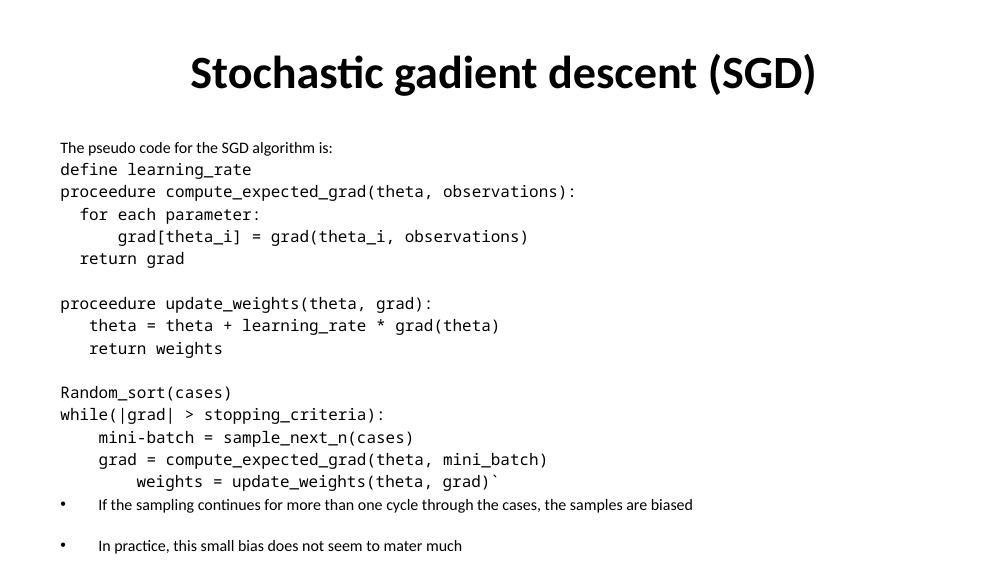
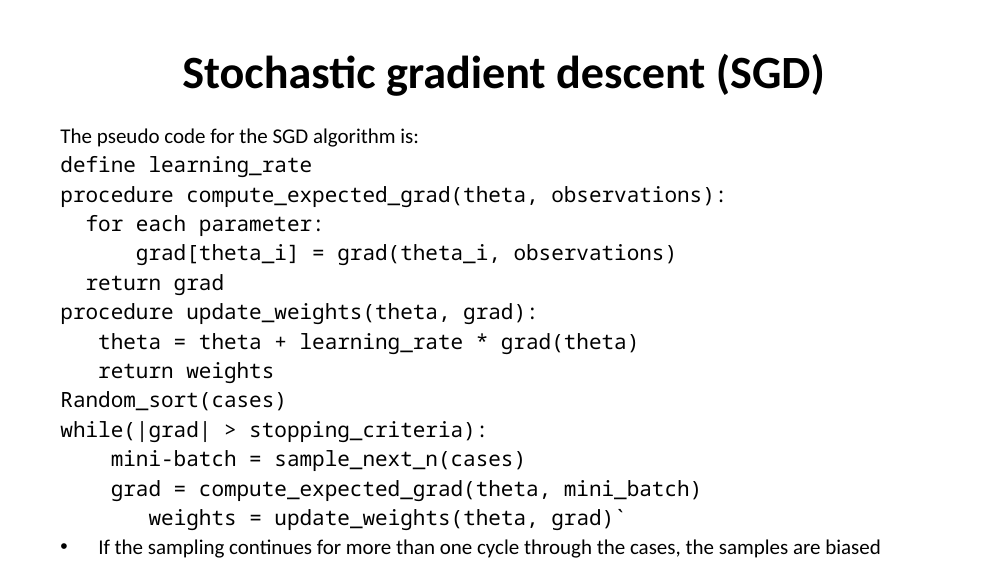
Before and after one commit to StephenElston/CSCI-E-83, a slide deck: slide 34 of LectureSlides/05_ParameterEstimationAndLikelihood.pptx. Drawn at 1008x567 pixels with LibreOffice and Linux fonts; fonts in the diff are those of the drawing. Boxes give left, top, right and bottom in pixels: in the first picture for what was removed or moved away, otherwise in the second. Text is boxed around its words. In the diff, an @@ line names an element or a change of style, - is before the commit and + after.

Commit message:
Updates and edits to slides

```diff
--- a/LectureSlides/05_ParameterEstimationAndLikelihood.pptx
+++ b/LectureSlides/05_ParameterEstimationAndLikelihood.pptx
@@ title at bbox=[182, 54, 825, 96]: text changed @@
-Stochastic gadient descent (SGD)
+Stochastic gradient descent (SGD)
@@ text "The pseudo code for the ...": place and size @@
-text "The pseudo code for the ..." at bbox=[60, 142, 693, 554]
+text "The pseudo code for the ..." at bbox=[60, 128, 881, 558]
@@ text at bbox=[60, 128, 881, 558]: size 11.4 to 15 pt in "The pseudo code for the SGD algorithm ...", "If the sampling continues for more than ...", "In practice, this small bias does not ..." @@
@@ text at bbox=[60, 156, 727, 530]: text changed; size 11.4 to 15 pt @@
-define learning_rate
-proceedure compute_expected_grad(theta, observations):
-for each parameter:
-grad[theta_i] = grad(theta_i, observations)
-return grad
-proceedure update_weights(theta, grad):
-theta = theta + learning_rate * grad(theta)
-return weights
-Random_sort(cases)
-while(|grad| > stopping_criteria):
-mini-batch = sample_next_n(cases)
-grad = compute_expected_grad(theta, mini_batch)
-weights = update_weights(theta, grad)`
+define learning_rate
+procedure compute_expected_grad(theta, observations):
+for each parameter:
+grad[theta_i] = grad(theta_i, observations)
+return grad
+procedure update_weights(theta, grad):
+theta = theta + learning_rate * grad(theta)
+return weights
+Random_sort(cases)
+while(|grad| > stopping_criteria):
+mini-batch = sample_next_n(cases)
+grad = compute_expected_grad(theta, mini_batch)
+weights = update_weights(theta, grad)`
```
Also in this commit, not shown: 13 other slides changed, 3 other files.
